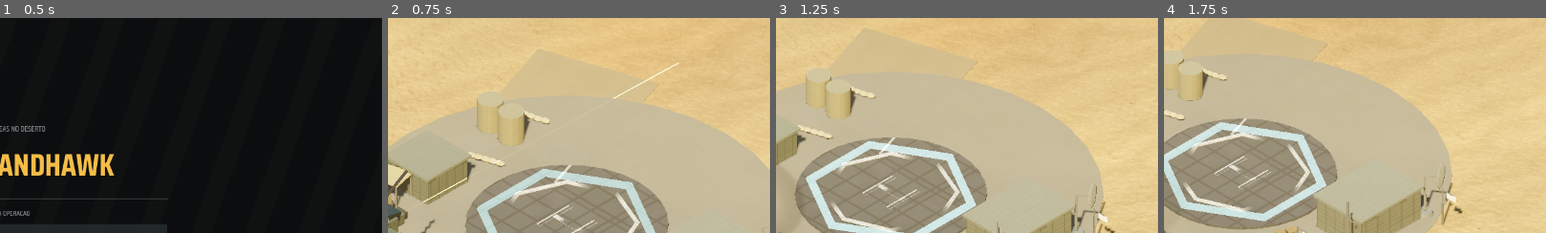
Above: before the commit, frames 1-4 (left to right).
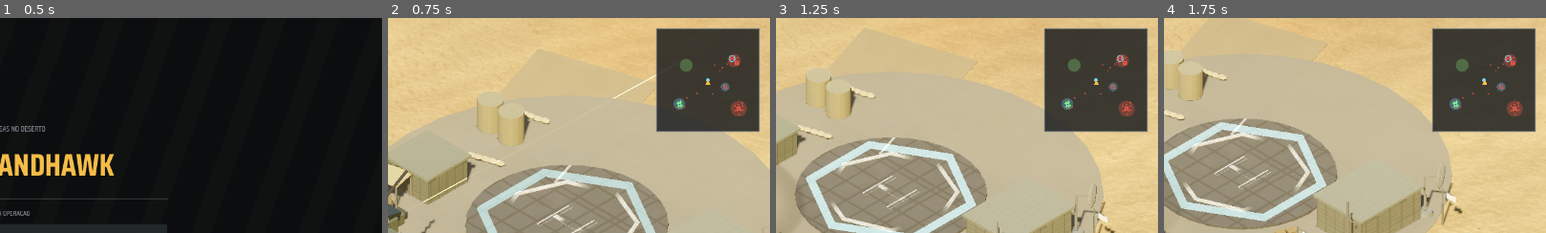
Above: after the commit, the same moments.

Repository: JVLegend/project-sandhawk
Game: Godot game, scene res://game/main.tscn
The game is run twice, just before and just after one commit, with the same random seed, the same clock (stepped at 60 frames per second) and the same inputs.
Inputs (mouse positions are % of the whole screen's width and height, from its top left):
- Up to frame 1 (0.5 s): no input
- Up to frame 2 (0.75 s): tap Enter (ui_accept) at 0.5 s; move the mouse to (72, 45) at 0.52 s; hold D (move_right) from 0.53 s (still down); tap Space (fire_primary) at 0.6 s; click (72, 45) at 0.67 s
- Up to frame 3 (1.25 s): keep holding D (move_right); tap Enter (ui_accept) at 0.77 s
- Up to frame 4 (1.75 s): release D (move_right) at 1.25 s; drag from (30, 55) to (45, 70) at 1.27 s
The pictures show only the part of the screen within x 50-100%, y 0-50%; the shares and areas given below are measured in that part.

Frame 1 is identical in both runs. In frame 2, 13% of the frame differs, in the area x 70-98%, y 4-53%; in frame 3, 13%; in frame 4, 13%.

Commit message:
HUD: minimapa tatico ao vivo no canto superior direito
A versao viva da carta do briefing: zonas coloridas por tipo, base, alvos de
missao ainda de pe (quadradinhos), inimigos vivos como pontos de radar,
resgatados como cruzes verdes, o waypoint atual e o jogador como triangulo
que aponta o nariz do helicoptero. Zonas e base vem dos dados da missao;
o resto vem dos grupos da arvore, entao o mapa reflete o estado real.

Resolve a maior queixa de navegacao num mapa de 900 m: saber onde voce esta
sem decorar o briefing.

Co-Authored-By: Claude Fable 5 <noreply@anthropic.com>

Diff:
--- a/project/ui/hud.gd
+++ b/project/ui/hud.gd
@@ -35,6 +35,7 @@
 var _waypoint_arrow: Label
 var _waypoint_distance: Label
 
+var _minimap: MiniMap
 var _damage_flash: ColorRect
 var _last_armor := -1
 var _waypoint_position := Vector3.ZERO
@@ -42,6 +43,92 @@
 var _message_timer := 0.0
 var _blink_time := 0.0
 var _fuel_alarm := false
+
+
+## Minimapa de canto: a versao viva da carta tatica do briefing.
+## Zonas e base vem dos dados da missao; inimigos, resgatados e estruturas
+## vem dos grupos da arvore, entao o mapa reflete o que ainda esta vivo.
+class MiniMap extends Control:
+	const PAPER := Color(0.09, 0.1, 0.11, 0.82)
+	const EDGE := Color(0.45, 0.5, 0.54, 0.6)
+	const ZONE_COLORS := {
+		"village": Color(0.4, 0.62, 0.36, 0.5),
+		"outpost": Color(0.7, 0.3, 0.24, 0.5),
+		"camp": Color(0.34, 0.6, 0.72, 0.5),
+	}
+
+	var world_data: Dictionary = {}
+	var world_size := 900.0
+	var player: Node3D
+	var waypoint := Vector3.ZERO
+	var waypoint_active := false
+
+	func _process(_delta: float) -> void:
+		queue_redraw()
+
+	func _draw() -> void:
+		draw_rect(Rect2(Vector2.ZERO, size), PAPER)
+		draw_rect(Rect2(Vector2.ZERO, size), EDGE, false, 1.5)
+
+		for zone in world_data.get("zones", []):
+			var center := _project_array(zone.get("position", [0, 0]))
+			var radius := float(zone.get("radius", 40.0)) / world_size * size.x
+			var color: Color = ZONE_COLORS.get(str(zone.get("kind", "")), Color(0.5, 0.5, 0.5, 0.4))
+			draw_circle(center, maxf(radius, 3.0), color)
+
+		var base_point := _project_array(world_data.get("base", [0, 0]))
+		draw_circle(base_point, 3.5, Color(0.42, 0.82, 0.94))
+
+		## Estruturas-alvo vivas: quadradinho vermelho.
+		for node in get_tree().get_nodes_in_group("structure"):
+			if node.has_method("is_alive") and not node.is_alive():
+				continue
+			var point := _project_world(node.global_position)
+			draw_rect(Rect2(point - Vector2(2.5, 2.5), Vector2(5.0, 5.0)), Color(0.94, 0.34, 0.29), false, 1.5)
+
+		## Inimigos vivos: pontinho vermelho fraco (radar, nao wallhack detalhado).
+		for node in get_tree().get_nodes_in_group("enemy"):
+			if node is Node3D:
+				draw_circle(_project_world(node.global_position), 1.4, Color(0.9, 0.35, 0.3, 0.75))
+
+		## Resgatados: cruz verde, o que o jogador mais procura no mapa.
+		for node in get_tree().get_nodes_in_group("pow"):
+			if node is Node3D:
+				var point := _project_world(node.global_position)
+				draw_line(point + Vector2(-3.0, 0.0), point + Vector2(3.0, 0.0), Color(0.45, 0.95, 0.55), 1.8)
+				draw_line(point + Vector2(0.0, -3.0), point + Vector2(0.0, 3.0), Color(0.45, 0.95, 0.55), 1.8)
+
+		if waypoint_active:
+			var w := _project_world(waypoint)
+			draw_arc(w, 5.0, 0.0, TAU, 12, Color(0.42, 0.82, 0.94), 1.4)
+
+		if player != null and is_instance_valid(player):
+			var origin := _project_world(player.global_position)
+			## Triangulo apontando para onde o nariz do helicoptero aponta.
+			var heading := -player.global_transform.basis.z
+			var forward := Vector2(heading.x, heading.z).normalized()
+			var side := Vector2(-forward.y, forward.x)
+			draw_colored_polygon(PackedVector2Array([
+				origin + forward * 6.0,
+				origin - forward * 3.0 + side * 4.0,
+				origin - forward * 3.0 - side * 4.0,
+			]), Color(0.96, 0.74, 0.28))
+
+	func _project_array(value) -> Vector2:
+		var point := Vector2.ZERO
+		if value is Array and value.size() >= 2:
+			point = Vector2(float(value[0]), float(value[1]))
+		return _project(point)
+
+	func _project_world(position: Vector3) -> Vector2:
+		return _project(Vector2(position.x, position.z))
+
+	func _project(world_point: Vector2) -> Vector2:
+		var normalized := (world_point / world_size) + Vector2(0.5, 0.5)
+		return Vector2(
+			clampf(normalized.x, 0.02, 0.98) * size.x,
+			clampf(normalized.y, 0.02, 0.98) * size.y
+		)
 
 
 func setup(player: PlayerHelicopter) -> void:
@@ -99,6 +186,9 @@
 func set_waypoint(target_position: Vector3, label: String) -> void:
 	_waypoint_position = target_position
 	_waypoint_active = true
+	if _minimap != null:
+		_minimap.waypoint = target_position
+		_minimap.waypoint_active = true
 	if _objective_label != null:
 		_objective_label.text = label.to_upper()
 
@@ -303,11 +393,25 @@
 	add_child(_root)
 
 	_build_damage_flash()
+	_build_minimap()
 	_build_resource_panel()
 	_build_weapon_panel()
 	_build_top_bar()
 	_build_message_label()
 	_build_waypoint_marker()
+
+
+func _build_minimap() -> void:
+	_minimap = MiniMap.new()
+	_minimap.name = "MiniMap"
+	_minimap.custom_minimum_size = Vector2(172.0, 172.0)
+	_minimap.set_anchors_preset(Control.PRESET_TOP_RIGHT)
+	_minimap.position = Vector2(-190.0, 18.0)
+	_minimap.mouse_filter = Control.MOUSE_FILTER_IGNORE
+	_minimap.world_data = MissionManager.get_world_data()
+	_minimap.world_size = float(_minimap.world_data.get("size", 900.0))
+	_minimap.player = _player
+	_root.add_child(_minimap)
 
 
 ## Vinheta vermelha que acende ao levar dano e esvai em _process.
